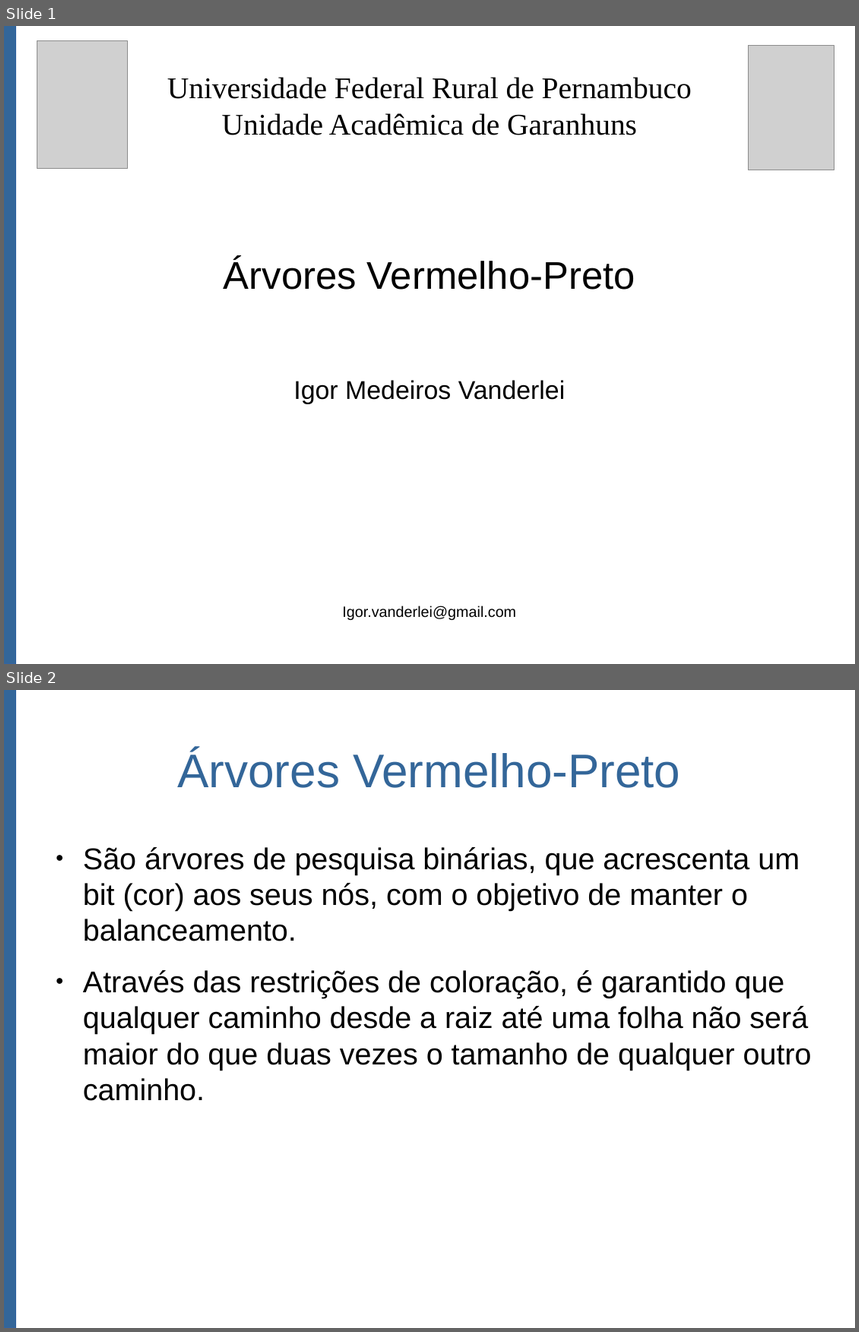
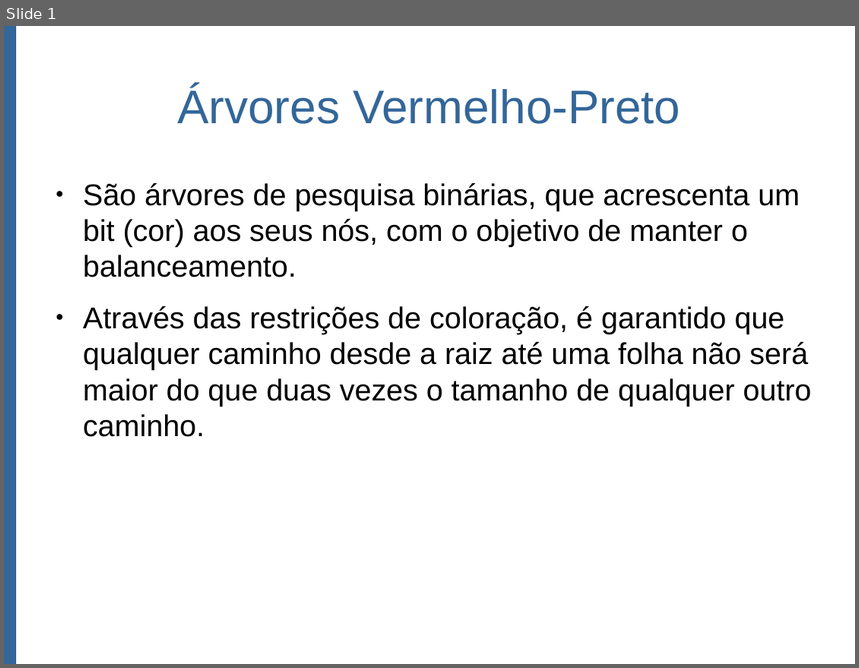
Before and after one commit to S-Nathalia/AED_II, a slide deck: Arvore RB/arvores vermelho-preto.odp. Shown one above the other, each under a label of ours: slides 1 and 2 before the commit, slide 1 after it. The pictures are 859x1332 and 859x668 pixels, drawn with LibreOffice and Linux fonts; fonts in the diff are those of the drawing; grey boxes stand for pictures. Boxes give left, top, right and bottom in pixels: in the first picture for what was removed or moved away, otherwise in the second. Text is boxed around its words. In the diff, an @@ line names an element or a change of style, - is before the commit and + after.

```diff
--- a/Arvore RB/arvores vermelho-preto.odp
+++ b/Arvore RB/arvores vermelho-preto.odp
@@ slide 1 removed at bbox=[4, 26, 855, 664], background #FFFFFF; not listed: 1 template element that a slide beside it also shows @@
@@ picture removed at bbox=[37, 41, 127, 169] @@
@@ picture removed at bbox=[750, 46, 835, 170] @@
@@ title removed at bbox=[167, 77, 692, 135] @@
-Universidade Federal Rural de Pernambuco
-Unidade Acadêmica de Garanhuns
@@ text removed at bbox=[224, 259, 636, 404] @@
-Árvores Vermelho-Preto
-Igor Medeiros Vanderlei
@@ text removed at bbox=[342, 606, 516, 620] @@
-Igor.vanderlei@gmail.com
@@ what was slide 2 is now slide 1 @@
```
Also in this commit, not shown: 3 other files.
